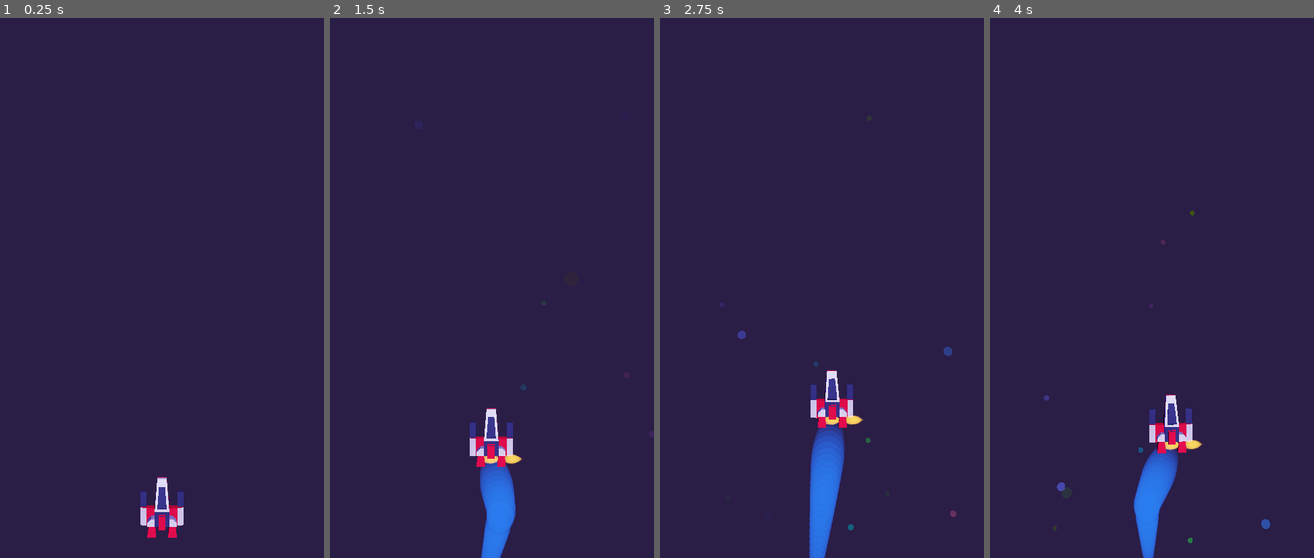
Above: before the commit, frames 1-4 (left to right).
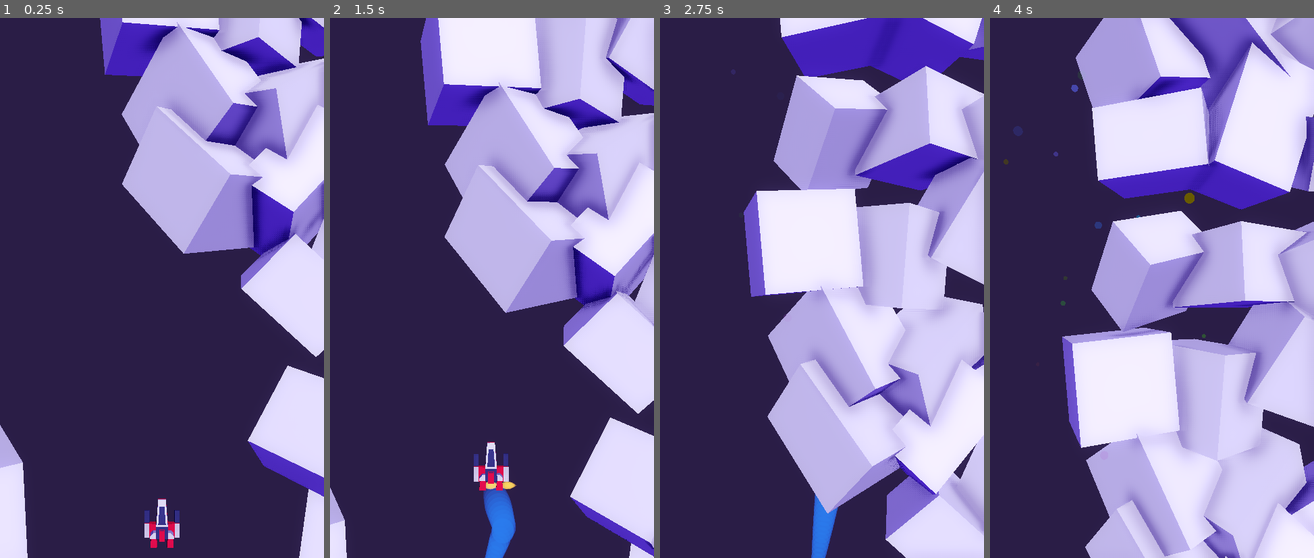
Above: after the commit, the same moments.

Repository: rajin-s/hyperspace_drifter
Game: Godot game, scene res://Main.tscn
The game is run twice, just before and just after one commit, with the same random seed, the same clock (stepped at 60 frames per second) and the same inputs.
Inputs (mouse positions are in pixels of both pictures, inside the frame that each line leads up to):
- Up to frame 1 (0.25 s): no input
- Up to frame 2 (1.5 s): tap Enter (ui_accept) at 0.5, 0.77, 1.25 s; move the mouse to (563, 261) at 0.52 s; move the mouse to (427, 315) at 1.27 s
- Up to frame 3 (2.75 s): tap Enter (ui_accept) at 1.52, 2 s; move the mouse to (854, 169) at 2.02 s
- Up to frame 4 (4 s): move the mouse to (1135, 396) at 2.77 s; tap Enter (ui_accept) at 3.02, 3.5, 3.77 s; move the mouse to (1249, 369) at 3.52 s

The runs differ from the first frame. In frame 1, 36% of the frame differs, in the area x 0-100%, y 0-100%; in frame 2, 45%; in frame 3, 57%; in frame 4, 64%.
Error before the commit: Parse Error: Expected an identifier after "func" (syntax: "func <identifier>([arguments]):"). (res://Scripts/s_level_generator.gd:15)

Commit message:
added level spawning, mainly

Diff:
--- /dev/null
+++ b/Assets/Materials/MAT_Solid.tres
@@ -0,0 +1,6 @@
+[gd_resource type="SpatialMaterial" format=2]
+
+[resource]
+
+flags_unshaded = true
+albedo_color = Color( 0.317647, 0.329412, 0.576471, 1 )
--- /dev/null
+++ b/Assets/unit_cube.tres
@@ -0,0 +1,5 @@
+[gd_resource type="CubeMesh" format=2]
+
+[resource]
+
+size = Vector3( 1, 1, 1 )
--- a/Main.tscn
+++ b/Main.tscn
@@ -133,10 +133,8 @@
 light_energy = 0.5
 
 [node name="Player Ship" type="Spatial" parent="."]
-editor/display_folded = true
 
 [node name="Model" type="Spatial" parent="Player Ship"]
-editor/display_folded = true
 
 [node name="Mesh Large" type="MeshInstance" parent="Player Ship/Model"]
 transform = Transform( 1, 0, 0, 0, -4.37114e-008, -1, 0, 1, -4.37114e-008, 0, 0, 0 )
@@ -148,7 +146,7 @@
 material/3 = ExtResource( 7 )
 
 [node name="Mesh Small" type="MeshInstance" parent="Player Ship/Model"]
-transform = Transform( 1, 7.15116e-009, 2.5717e-009, 2.5717e-009, -5.22437e-008, -1, -7.15116e-009, 1, -5.22437e-008, 0, 0, 0 )
+transform = Transform( 1, 0, 0, 0, -4.37114e-008, -1, 0, 1, -4.37114e-008, 0, 0, 0 )
 mesh = ExtResource( 9 )
 material/0 = null
 material/1 = ExtResource( 5 )
@@ -166,7 +164,7 @@
 draw_pass_1 = SubResource( 1 )
 
 [node name="Burn Particles L" type="Particles" parent="Player Ship/Model"]
-transform = Transform( 1, 0, 0, 0, 6.70552e-008, -1, 0, 1, 6.70552e-008, -0.288, -0.498, 0.302509 )
+transform = Transform( 1, 0, 0, 0, 0.0107473, -0.999942, 0, 0.999942, 0.0107473, -0.288, -0.559438, 0.260305 )
 amount = 70
 lifetime = 0.19
 visibility_aabb = AABB( -4, -3.84619, -4, 8, 8, 8 )
@@ -175,7 +173,7 @@
 draw_pass_1 = SubResource( 2 )
 
 [node name="Burn Particles R" type="Particles" parent="Player Ship/Model"]
-transform = Transform( 1, 0, 0, 0, 6.70552e-008, -1, 0, 1, 6.70552e-008, 0.288377, -0.498495, 0.302148 )
+transform = Transform( 1, 0, 0, 0, 0.0107473, -0.999942, 0, 0.999942, 0.0107473, 0.288377, -0.559937, 0.25995 )
 amount = 70
 lifetime = 0.19
 visibility_aabb = AABB( -4, -3.84619, -4, 8, 8, 8 )
@@ -202,10 +200,11 @@
 material/0 = null
 
 [node name="Background Particles" type="Particles" parent="Player Ship"]
-transform = Transform( -0.749958, 0, 0, 0, -0.749958, 0, 0, 0, -0.749958, 0, 0, 0 )
+transform = Transform( -0.749958, 0, 0, 0, -0.749958, 0, 0, 0, -0.749958, 0, 15, 0 )
 amount = 128
 lifetime = 5.0
 preprocess = 100.0
+visibility_aabb = AABB( -4, -4, -4, 8, 20, 8 )
 local_coords = false
 process_material = SubResource( 7 )
 draw_pass_1 = SubResource( 8 )
@@ -221,24 +220,30 @@
 
 [node name="Angle" type="Node" parent="Player Ship"]
 script = ExtResource( 19 )
-roll_speed = 2.0
-max_roll = 25.0
+roll_speed = 1.0
+max_roll = 20.0
+yaw_speed = 0.5
+max_yaw = 12.0
+pitch_speed = 2.0
+max_pitch = -30.0
+min_pitch = 15.0
 max_speed_x = 6.0
+max_speed_y = 12.0
+min_speed_y = 4.0
 
 [node name="Input" type="Node" parent="Player Ship"]
 script = ExtResource( 20 )
-max_speed_x = 4.0
+max_speed_x = 6.0
 min_speed_y = 4.0
 max_speed_y = 12.0
 
 [node name="Camera Rig" type="Spatial" parent="."]
-editor/display_folded = true
 script = ExtResource( 21 )
 speed = Vector2( 2, 3 )
 target_path = NodePath("../Player Ship")
 
 [node name="Main Camera" type="Camera" parent="Camera Rig"]
-transform = Transform( 1, 0, 0, 0, 1, 0, 0, 0, 1, 0, 6.056, 13 )
+transform = Transform( 1, 0, 0, 0, 1, 0, 0, 0, 1, 0, 8, 16 )
 environment = ExtResource( 22 )
 fov = 60.0
 
@@ -248,3 +253,11 @@
 
 [node name="Level Creator" type="Node" parent="."]
 script = ExtResource( 24 )
+path_length_min = 15.0
+path_length_max = 25.0
+path_width_min = 8.0
+path_width_max = 16.0
+path_width_segments = 5
+path_range_x = 10.0
+max_active_path_segments = 5
+player_node_path = NodePath("../Player Ship")
--- /dev/null
+++ b/Prefabs/Asteroid.tscn
@@ -0,0 +1,29 @@
+[gd_scene load_steps=3 format=2]
+
+[ext_resource path="res://Scripts/c_randomize_transform.gd" type="Script" id=1]
+
+[sub_resource type="CubeMesh" id=1]
+
+
+[node name="Asteroid" type="Spatial"]
+
+[node name="MeshInstance" type="MeshInstance" parent="."]
+mesh = SubResource( 1 )
+material/0 = null
+
+[node name="Node" type="Node" parent="."]
+script = ExtResource( 1 )
+rotation_max = 360.0
+scale_min = 1.0
+scale_max = 2.0
+translation_min = -1.0
+translation_max = 1.0
+rotate_x = true
+rotate_y = true
+rotate_z = true
+scale_x = true
+scale_y = true
+scale_z = true
+translate_x = false
+translate_y = true
+translate_z = false
--- /dev/null
+++ b/Prefabs/PathMarker.tscn
@@ -0,0 +1,15 @@
+[gd_scene load_steps=3 format=2]
+
+[ext_resource path="res://Assets/Materials/MAT_Solid.tres" type="Material" id=1]
+[ext_resource path="res://Assets/unit_cube.tres" type="CubeMesh" id=2]
+
+[node name="Path Marker" type="Spatial"]
+
+[node name="Indicator" type="Spatial" parent="."]
+visible = false
+
+[node name="Model" type="MeshInstance" parent="Indicator"]
+transform = Transform( 1, 0, 0, 0, 0.05, 0, 0, 0, 0.05, 0, 0, 0 )
+material_override = ExtResource( 1 )
+mesh = ExtResource( 2 )
+material/0 = null
--- /dev/null
+++ b/Prefabs/PathNode.tscn
@@ -0,0 +1,17 @@
+[gd_scene load_steps=4 format=2]
+
+[ext_resource path="res://Scripts/s_path_node.gd" type="Script" id=1]
+[ext_resource path="res://Assets/Materials/MAT_Solid.tres" type="Material" id=2]
+[ext_resource path="res://Assets/unit_cube.tres" type="CubeMesh" id=3]
+
+[node name="Path Node" type="Spatial"]
+script = ExtResource( 1 )
+
+[node name="Indicator" type="Spatial" parent="."]
+visible = false
+
+[node name="Model" type="MeshInstance" parent="Indicator"]
+transform = Transform( 1, 0, 0, 0, 0.05, 0, 0, 0, 0.05, 0.5, 0, 0 )
+material_override = ExtResource( 2 )
+mesh = ExtResource( 3 )
+material/0 = null
--- a/Scripts/c_component.gd
+++ b/Scripts/c_component.gd
@@ -41,3 +41,7 @@
 
 	# Return null if no matches are found
 	return null
+
+# Set up signal handlers
+func use_on_ready() -> void:
+	object.connect("ready", self, "on_ready")
--- /dev/null
+++ b/Scripts/c_randomize_transform.gd
@@ -0,0 +1,39 @@
+extends Component
+
+export var rotation_min : float = 0
+export var rotation_max : float = 360
+export var scale_min : float = 1
+export var scale_max : float = 1.5
+export var translation_min : float = -0.5
+export var translation_max : float = 0.5
+
+export var rotate_x : bool = true
+export var rotate_y : bool = true
+export var rotate_z : bool = true
+export var scale_x : bool = true
+export var scale_y : bool = true
+export var scale_z : bool = true
+
+export var translate_x : bool = true
+export var translate_y : bool = true
+export var translate_z : bool = true
+
+func _ready():
+	use_on_ready()
+
+func on_ready():
+	if !object is Spatial:
+		print("c_randomize_transform -> parent is not Spatial!")
+	else:
+		print("randomize %s transform" % name)
+		if scale_x: object.scale.x = rand_range(scale_min, scale_max)
+		if scale_y: object.scale.y = rand_range(scale_min, scale_max)
+		if scale_z: object.scale.z = rand_range(scale_min, scale_max)
+
+		if rotate_x: object.rotation_degrees.x = rand_range(rotation_min, rotation_max) * (1 if rand_range(0, 1) > 0.5 else -1)
+		if rotate_y: object.rotation_degrees.y = rand_range(rotation_min, rotation_max) * (1 if rand_range(0, 1) > 0.5 else -1)
+		if rotate_z: object.rotation_degrees.z = rand_range(rotation_min, rotation_max) * (1 if rand_range(0, 1) > 0.5 else -1)
+
+		if translate_x : object.global_transform.origin.x += rand_range(translation_min, translation_max)
+		if translate_y : object.global_transform.origin.y += rand_range(translation_min, translation_max)
+		if translate_z : object.global_transform.origin.z += rand_range(translation_min, translation_max)
--- a/Scripts/c_velocity_angle.gd
+++ b/Scripts/c_velocity_angle.gd
@@ -2,7 +2,18 @@
 
 export var roll_speed : float = 2
 export var max_roll : float = 28
+
+export var yaw_speed : float = 1
+export var max_yaw : float = 28
+
+export var pitch_speed : float = 0.5
+export var max_pitch : float = 20
+export var min_pitch : float = -20
+
 export var max_speed_x : float = 3
+
+export var max_speed_y : float = 12
+export var min_speed_y : float = 4
 
 onready var c_movement := get_component("movement_base")
 onready var model_node : Node = $"../Model"
@@ -10,12 +21,27 @@
 func _process(delta) -> void:
 	var velocity : Vector2 = c_movement.get_final_velocity()
 
-	var target_roll : float = sign(velocity.x) * min(abs(velocity.x) / max_speed_x, 1) * max_roll
+	var normalized_x : float = sign(velocity.x) * min(abs(velocity.x) / max_speed_x, 1)
+	var normalized_y : float = sign(velocity.y) * min(max(0, (abs(velocity.y) - min_speed_y)) / (max_speed_y - min_speed_y), 1)
 
+	var target_roll : float = max_roll * normalized_x
 	var current_roll : float = model_node.rotation_degrees.y
 	if current_roll > 180:
 		current_roll = current_roll - 360
-
 	var final_roll : float = lerp(current_roll, target_roll, delta * roll_speed)
 
+	var target_yaw : float = max_yaw * normalized_x
+	var current_yaw : float = model_node.rotation_degrees.z
+	if current_yaw > 180:
+		current_yaw = current_yaw - 360
+	var final_yaw : float = lerp(current_yaw, target_yaw, delta * yaw_speed)
+
+	var target_pitch : float = lerp(min_pitch, max_pitch, normalized_y)
+	var current_pitch : float = model_node.rotation_degrees.x
+	if current_pitch > 180:
+		current_pitch = current_pitch - 360
+	var final_pitch : float = lerp(current_pitch, target_pitch, delta * pitch_speed)
+
 	model_node.rotation_degrees.y = final_roll
+	model_node.rotation_degrees.z = final_yaw
+	model_node.rotation_degrees.x = final_pitch
--- a/Scripts/s_level_generator.gd
+++ b/Scripts/s_level_generator.gd
@@ -1,15 +1,52 @@
 extends Node
+
+const path_node_scene : PackedScene = preload("res://Prefabs/PathNode.tscn")
 
 export var path_length_min : float = 30
 export var path_length_max : float = 50
 
 export var path_width_min : float = 5
 export var path_width_max : float = 10
+export var path_width_segments : int = 4
 
 export var path_range_x : float = 30
 
-func _process(delta):
+export var max_active_path_segments : int = 3
 
-	pass
+export var player_node_path : NodePath = @"../Player Ship"
+onready var player_node := get_node(player_node_path) as Spatial
 
-func
+var path_segments : Array = []
+var last_path_point := Vector2(0, 0)
+
+func _ready() -> void:
+	for i in max_active_path_segments:
+		spawn_next_piece()
+
+func _process(delta) -> void:
+	# Cycle through queue if the player is past the end of the middle piece
+	# note: requires at least 3 max_active_path_segments to work properly
+	var active_index : int = max_active_path_segments / 2
+	if player_node.global_transform.origin.y > path_segments[active_index].end.y:
+		spawn_next_piece()
+
+func spawn_next_piece() -> void:
+	var next_path_point : Vector2 = last_path_point + Vector2(rand_range(-path_range_x, path_range_x), rand_range(path_length_min, path_length_max))
+	var path_node : Node
+
+	if len(path_segments) < max_active_path_segments:
+		path_node = path_node_scene.instance() # with script s_path_node.gd
+		add_child(path_node)
+		path_segments.append(path_node)
+	else:
+		path_node = path_segments[0]
+		path_segments.remove(0)
+		path_segments.append(path_node)
+
+	path_node.set_points(last_path_point, next_path_point)
+	path_node.set_widths(path_width_segments, path_width_min, path_width_max)
+	path_node.spawn_obstacles()
+	path_node.spawn_enemies()
+
+	print("Spawn path from %s to %s" % [ last_path_point, next_path_point ])
+	last_path_point = next_path_point
--- /dev/null
+++ b/Scripts/s_path_node.gd
@@ -0,0 +1,79 @@
+extends Spatial
+
+var start : Vector2
+var end : Vector2
+
+func set_points(start : Vector2, end : Vector2) -> void:
+	var delta : Vector2 = end - start
+
+	self.global_transform.origin = Vector3(start.x, start.y, 0)
+	indicator.scale.x = delta.length()
+	indicator.rotation.z = end.angle_to_point(start)
+
+	self.start = start
+	self.end = end
+
+const path_marker_scene : PackedScene = preload("res://Prefabs/PathMarker.tscn")
+var widths : Array = []
+var indicators : Array = []
+onready var indicator : Spatial = $"./Indicator"
+
+func set_widths(count : int, min_width : float, max_width : float) -> void:
+	widths.clear()
+	for i in count:
+		var t : float = float(i) / float(count)
+		var marker_position : Vector2 = start.linear_interpolate(end, t)
+		var marker_width : float = rand_range(min_width, max_width)
+
+		var marker_node : Spatial
+		if i >= len(indicators):
+			marker_node = path_marker_scene.instance()
+			add_child(marker_node)
+		else:
+			marker_node = indicators[i]
+
+		marker_node.global_transform.origin = Vector3(marker_position.x, marker_position.y, 0)
+		marker_node.get_node("Indicator").scale.x = marker_width
+
+		indicators.append(marker_node)
+		widths.append(marker_width)
+
+const obstacle_count : int = 2 * 6 # 6 on each side of the width area
+const obstacle_spacing : float = 3.0
+const obstacle_scene : PackedScene = preload("res://Prefabs/Asteroid.tscn")
+var obstacles : Array = []
+
+func spawn_obstacles() -> void:
+	var count : int = len(widths)
+	for w in count:
+		var width : float = widths[w]
+		var t : float = float(w) / float(count)
+		var point : Vector2 = start.linear_interpolate(end, t)
+
+		for i in obstacle_count / 2:
+			var left : Spatial
+			var right : Spatial
+
+			var index_offset : int = obstacle_count * w
+			if (index_offset + i * 2) >= len(obstacles):
+				left = obstacle_scene.instance()
+				right = obstacle_scene.instance()
+				add_child(left)
+				add_child(right)
+				obstacles.append(left)
+				obstacles.append(right)
+			else:
+				left = obstacles[index_offset + i * 2]
+				right = obstacles[index_offset + i * 2 + 1]
+
+			var left_point : Vector2 = point + Vector2.LEFT * (width / 2 + i * obstacle_spacing)
+			var right_point : Vector2 = point + Vector2.RIGHT * (width / 2 + i * obstacle_spacing)
+			left.global_transform.origin = Vector3(left_point.x, left_point.y, 0)
+			right.global_transform.origin = Vector3(right_point.x, right_point.y, 0)
+
+			left.emit_signal("ready")
+			right.emit_signal("ready")
+
+func spawn_enemies() -> void:
+	# Spawn enemies (up to a max number) within width area
+	pass
